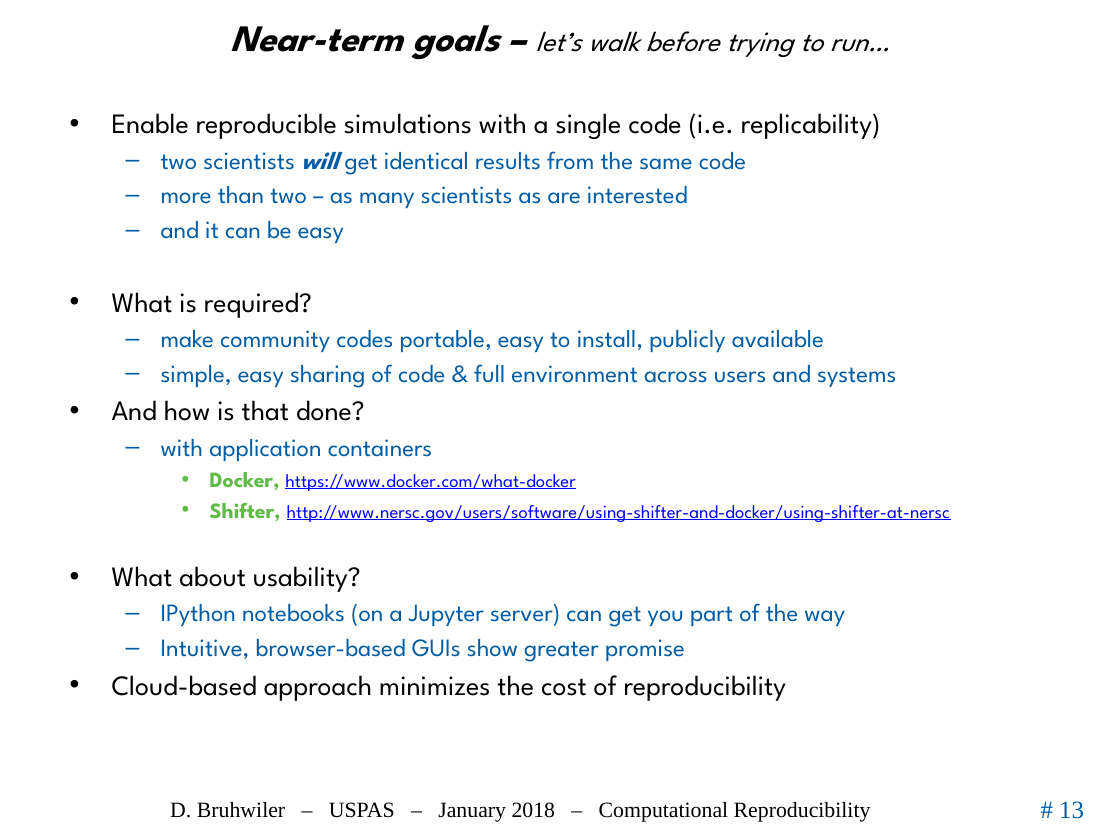
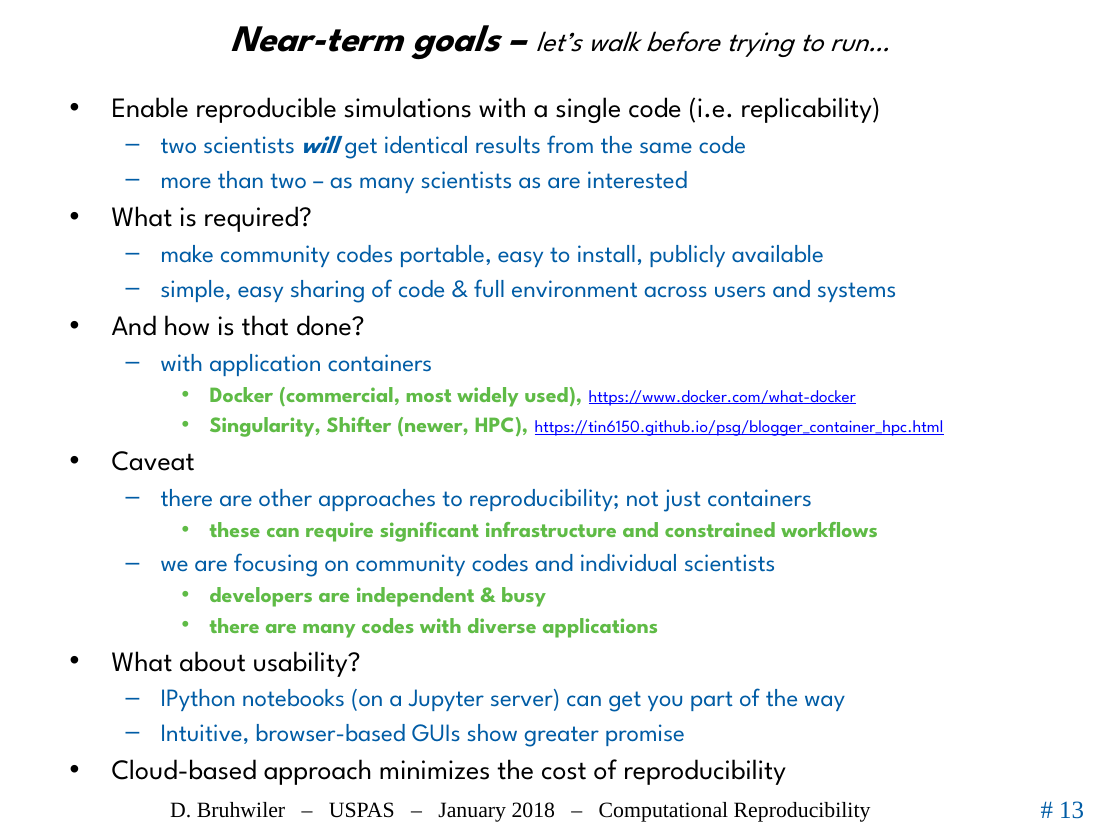
Before and after one commit to uspas/simbeamplasma18, a slide deck: slide 13 of computational_reproducibility/lecture/2018_ComputationalReproducibility_Bruhwiler_USPAS.pptx. Drawn at 1120x840 pixels with LibreOffice and Linux fonts; fonts in the diff are those of the drawing; background and template pictures are left out. Boxes give left, top, right and bottom in pixels: in the first picture for what was removed or moved away, otherwise in the second. Text is boxed around its words. In the diff, an @@ line names an element or a change of style, - is before the commit and + after.

```diff
--- a/computational_reproducibility/lecture/2018_ComputationalReproducibility_Bruhwiler_USPAS.pptx
+++ b/computational_reproducibility/lecture/2018_ComputationalReproducibility_Bruhwiler_USPAS.pptx
@@ text "Enable reproducible simulations with a ...": place and size @@
-text "Enable reproducible simulations with a ..." at box(112, 113, 950, 701)
+text "Enable reproducible simulations with a ..." at box(112, 97, 944, 785)
@@ text at box(161, 221, 344, 244): paragraph removed @@
-  – and it can be easy
@@ text at box(112, 387, 944, 638): text changed; size 12 to 14 pt; text colour #0000FF to #5FBB46 @@
-    • Docker, https://www.docker.com/what-docker
-    • Shifter, http://www.nersc.gov/users/software/using-shifter-and-docker/using-shifter-at-nersc
+    • Docker (commercial, most widely used), https://www.docker.com/what-docker
+    • Singularity, Shifter (newer, HPC), https://tin6150.github.io/psg/blogger_container_hpc.html
+• Caveat
+  – there are other approaches to reproducibility; not just containers
+    • these can require significant infrastructure and constrained workflows
+  – we are focusing on community codes and individual scientists
+    • developers are independent & busy
+    • there are many codes with diverse applications
```
Also in this commit, not shown: 3 other slides changed, 1 slide removed.
